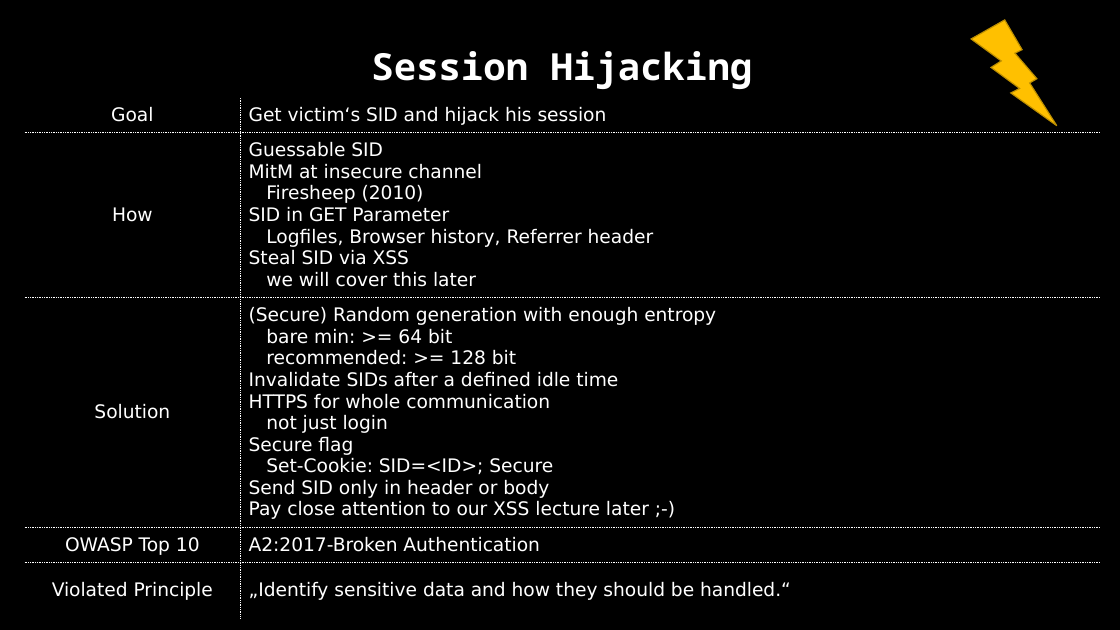
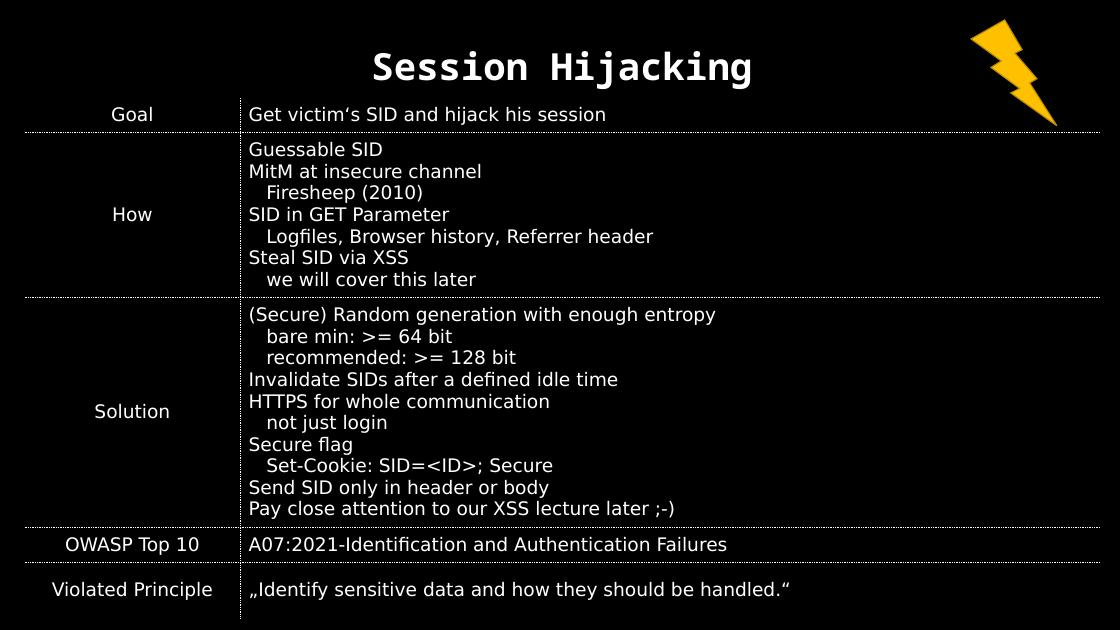
Before and after one commit to dschwarz91/websec-lecture, a slide deck: slide 15 of slides/X_Revision_Day_2.pptx. Drawn at 1120x630 pixels with LibreOffice and Linux fonts; fonts in the diff are those of the drawing. Boxes give left, top, right and bottom in pixels: in the first picture for what was removed or moved away, otherwise in the second. Text is boxed around its words. In the diff, an @@ line names an element or a change of style, - is before the commit and + after.

```diff
--- a/slides/X_Revision_Day_2.pptx
+++ b/slides/X_Revision_Day_2.pptx
@@ table at <box>24,34,1100,627</box> @@
-row 5, column 2: A2:2017-Broken Authentication
+row 5, column 2: A07:2021-Identification and Authentication Failures
```
Also in this commit, not shown: 9 other slides changed, 1 slide added, 2 other files.
